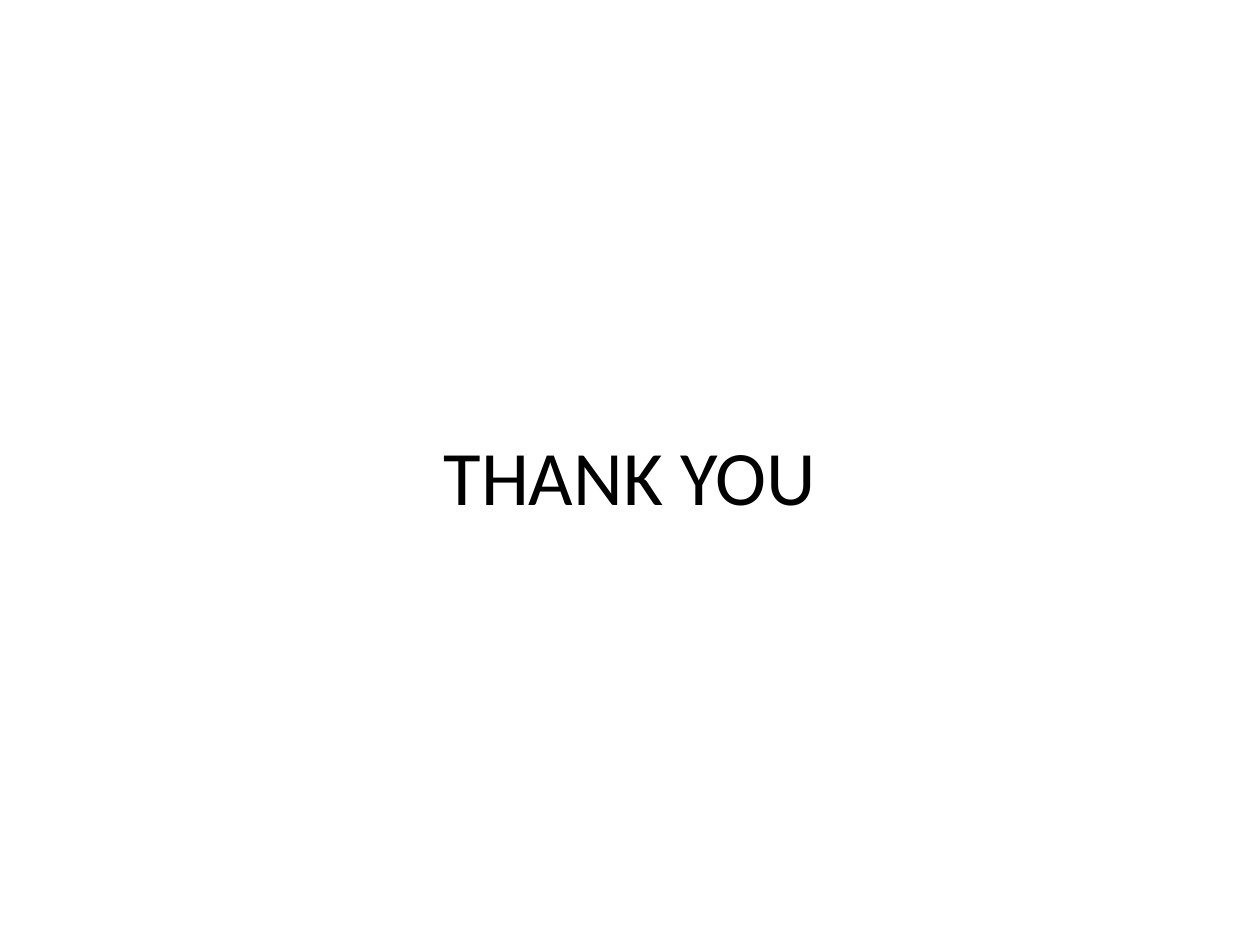
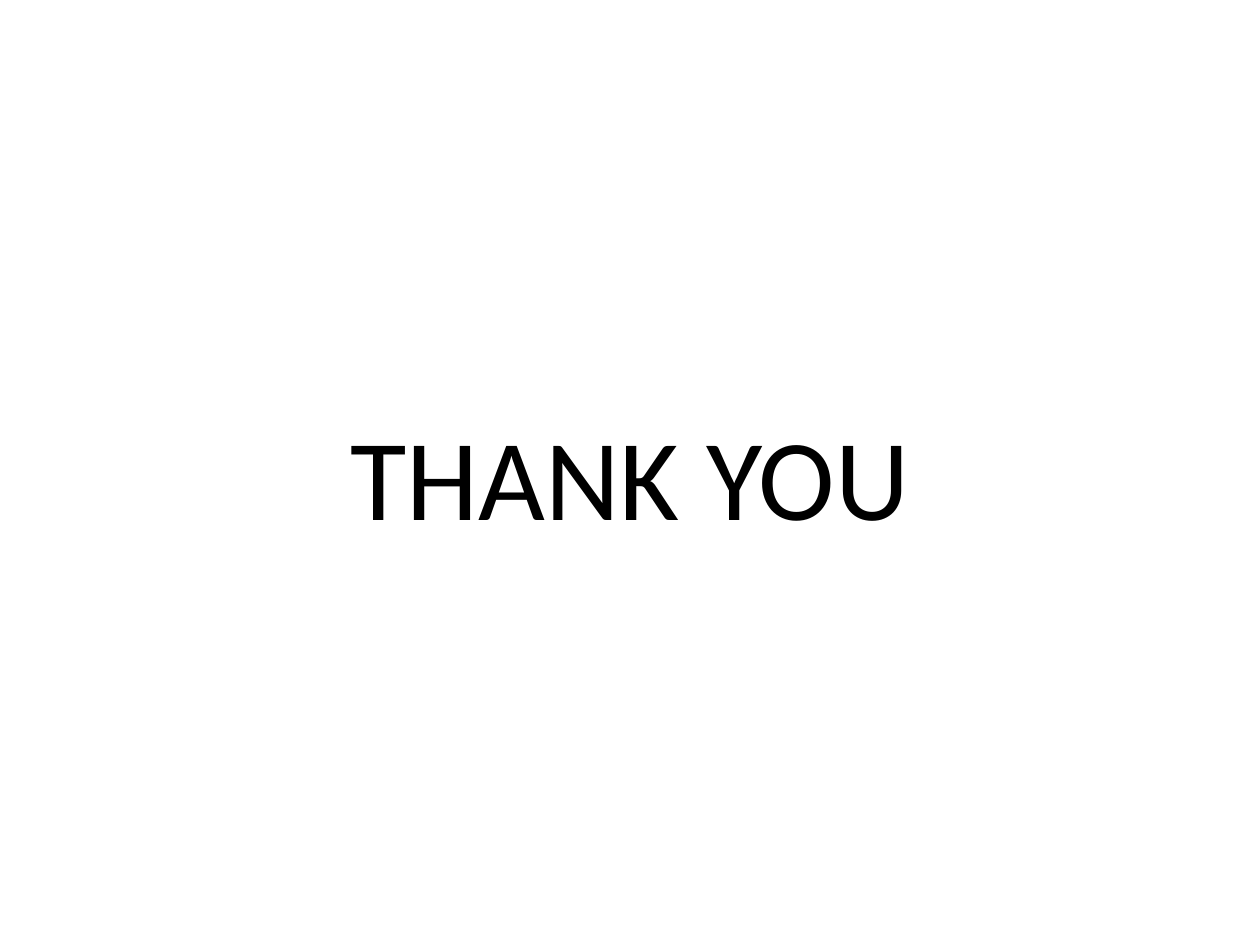
Before and after one commit to alenthomas/phaseOne, a slide deck: slide 20 of Silde/Group 4.pptx. Drawn at 1260x945 pixels with LibreOffice and Linux fonts; fonts in the diff are those of the drawing. Boxes give left, top, right and bottom in pixels: in the first picture for what was removed or moved away, otherwise in the second. Text is boxed around its words. In the diff, an @@ line names an element or a change of style, - is before the commit and + after.

```diff
--- a/Silde/Group 4.pptx
+++ b/Silde/Group 4.pptx
@@ title "THANK YOU" at box(351, 445, 909, 521): size 44 to 66 pt @@
```
Also in this commit, not shown: 1 other slide changed.
